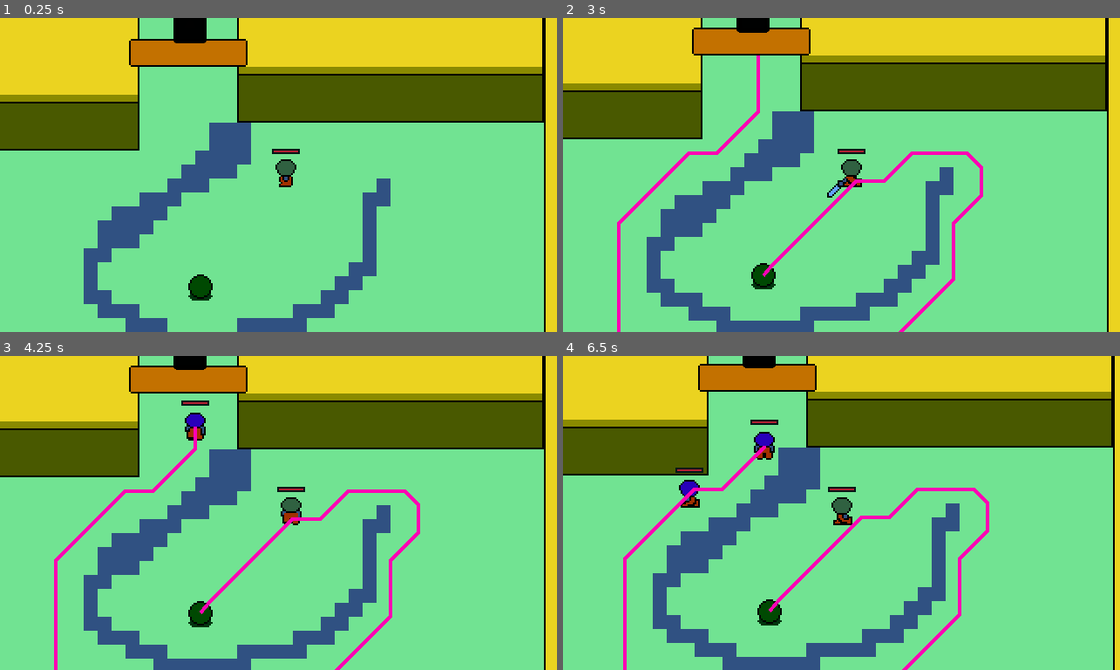
Above: before the commit, frames 1-4 (two rows, left to right).
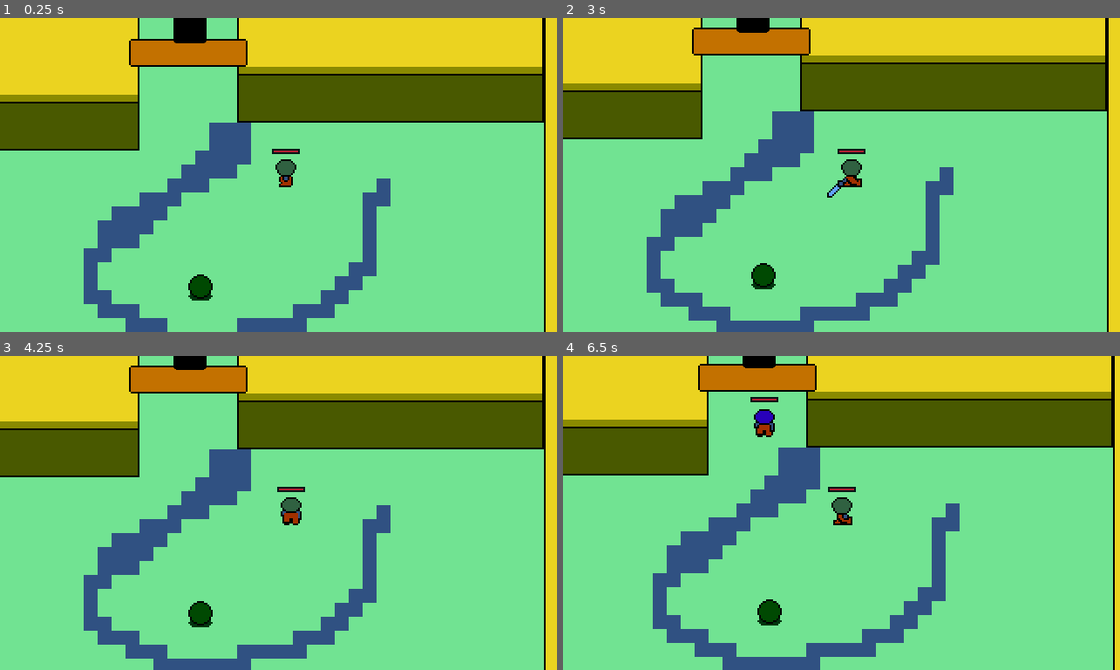
Above: after the commit, the same moments.

Repository: KeelDevStudio/DualStickDefender-Git
Game: Godot game, scene res://Levels/Debug.tscn
Same seed, same stepped clock (60 frames per second), same inputs: the game is played once before the commit and once after it. The engine's default icon, where the game draws it, is replaced by a stand-in: a white triangle on a blue panel in a dark square.
Inputs:
- Up to frame 1 (0.25 s): no input
- Up to frame 2 (3 s): tap Enter at 0.5 s; hold D (Right) 0.53-1.28 s; hold Space (Attack1) 0.53-1.28 s; tap T (Test1, bound only after the commit) at 0.8, 1.35, 2.3, 2.85 s; hold S (Down) 1.28-2.03 s; tap Space (Attack1) at 1.55 s; hold D (Right) 2.03-2.78 s; hold Space (Attack1) 2.03-2.78 s; hold W (Up) from 2.78 s (still down)
- Up to frame 3 (4.25 s): tap Space (Attack1) at 3.05 s; release W (Up) at 3.53 s; hold A (Left) from 3.53 s (still down); hold Space (Attack1) from 3.53 s (still down); tap T (Test1, bound only after the commit) at 3.8 s
- Up to frame 4 (6.5 s): release Space (Attack1) at 4.28 s; tap T (Test1, bound only after the commit) at 4.35, 5.3, 5.85 s; tap Space (Attack1) at 4.55, 6.05 s; release A (Left) at 5.03 s; hold S (Down) 5.03-5.78 s; hold Space (Attack1) 5.03-5.78 s; hold D (Right) from 5.78 s (still down)

The runs differ from the first frame. In frame 2, 1.7% of the frame differs, in the area x 9-76%, y 11-100%; in frame 3, 2.0%; in frame 4, 2.5%, in the area x 10-77%, y 13-100%.

Commit message:
WaveManager step 1
Create WaveManager,

Wave : spawn mobs
Wait : press to next step

Signal to start wave
Return nbs mobs.

Diff:
--- a/Actors/Characters/Enemies/Mobs/Enemie2.tscn
+++ b/Actors/Characters/Enemies/Mobs/Enemie2.tscn
@@ -598,7 +598,14 @@
 one_shot = true
 
 [node name="Navigate2DComponent" parent="." instance=ExtResource( 9 )]
+visible = false
 ownerTargetPath = NodePath("..")
+
+[node name="Navigation2D" parent="Navigate2DComponent" index="0"]
+visible = false
+
+[node name="Line2D" parent="Navigate2DComponent" index="1"]
+visible = false
 
 [node name="STATEMACHINE" type="Node" parent="."]
 script = ExtResource( 2 )
--- a/Actors/Characters/Player/Jobs/Player.tscn
+++ b/Actors/Characters/Player/Jobs/Player.tscn
@@ -25,7 +25,7 @@
 script = ExtResource( 1 )
 
 [node name="Stats" parent="." instance=ExtResource( 11 )]
-max_health = 3
+max_health = 1000
 damage = 1
 speed = 50
 
@@ -64,7 +64,6 @@
 
 [node name="HurtBox" parent="." instance=ExtResource( 14 )]
 collision_layer = 512
-ownerNodePath = NodePath("..")
 statsPath = NodePath("../Stats")
 
 [node name="CollisionShape2D" parent="HurtBox" index="0"]
--- a/Actors/Spawners/AllWavesComponent.gd
+++ b/Actors/Spawners/AllWavesComponent.gd
@@ -1,43 +1,58 @@
 extends Node2D
-class_name AllWavesComponent
+class_name AllWaveComponent
 
-export(NodePath) var position2DPath
-onready var position2D = get_node(position2DPath)
+var difficultyChoise : String
+var difficultySpawners : Array
+var spawnerSelect : Object
+var nbs_mobs_math : int = 0
+onready var waveManagerArray = get_tree().get_nodes_in_group("WavesManager")
+onready var waveManager = waveManagerArray[0]
 
-onready var wave_childs : Array = get_children()
-onready var wave_childs_count = get_child_count() -1
+func _ready():
+	difficultySpawners = get_children()
 
-var wave_spawned : bool = false setget set_wave_spawned
-var ready_to_spawn : bool = false setget set_ready_to_spawn
-
-var wave_index : int = 0
+	var __ = waveManager.connect("startWave", self, "_on_startWave")
+	__ = waveManager.connect("howManyMobs", self, "_on_howManyMobs")
+	__ = waveManager.connect("difficulty_choice", self, "_on_difficulty_choice")
 
 
-func _ready():
-	_prepare_wave()
+#####  wait a signal #####
+# check the dificulte choice
 
 
-func set_ready_to_spawn(value):
-	if ready_to_spawn != value:
-		ready_to_spawn = value
+#### when signal received ####
+# start waves with dificulte choice
 
-	if ready_to_spawn == true :
-		_spawn_wave()
+func _input(event):
+	if Input.is_action_just_pressed("Test1"):
+		nbs_mobs_math = 0
+		for i in _on_howManyMobs():
+			nbs_mobs_math = nbs_mobs_math + i
+		print(nbs_mobs_math)
 
-func set_wave_spawned(value) :
-	if wave_spawned != value:
-		wave_spawned = value
 
-	if wave_spawned == true and wave_index < wave_childs_count:
-		wave_index = wave_index +1
-		_prepare_wave()
-	else :
-		pass
+func _start_wave():
+	for difficultySpawner in difficultySpawners:
+		if difficultySpawner.name == difficultyChoise:
+			difficultySpawner._start_spawn_mobs()
 
-func _prepare_wave():
-	wave_spawned = false
-	ready_to_spawn = false
-	wave_childs[wave_index]._start_add_pool_spawn()
 
-func _spawn_wave():
-	wave_childs[wave_index]._start_wave_spawn()
+func _return_all_mobs_in_wave():
+	for difficultySpawner in difficultySpawners:
+		if difficultySpawner.name == difficultyChoise:
+			# retourn all mobs informations in array ?
+			pass
+
+
+func _on_startWave(name,type):
+	if name == self.name:
+		difficultyChoise = type
+		_start_wave()
+
+func _on_howManyMobs():
+	for difficultySpawner in difficultySpawners:
+		if difficultySpawner.name == difficultyChoise:
+			return difficultySpawner._how_many_mobs_next_waves()
+
+func _on_difficulty_choice(value : String):
+	difficultyChoise = value
--- a/Actors/Spawners/OneWaveComponent.gd
+++ b/Actors/Spawners/OneWaveComponent.gd
@@ -1,26 +1,20 @@
 extends Node2D
 class_name OneWaveComponent
 
-export var wait_time : Vector2
-onready var parent = get_parent()
-var spawner_childs : Array
-var pool_spawn : Array
+var mobsNextWave : Array
+var spawners : Array
 
+func _ready():
+	spawners = get_children()
 
+func _start_spawn_mobs():
+	for spawner in spawners:
+		spawner._spawn_mobs()
 
-func _start_wave_spawn():
-	for mob in pool_spawn:
-		$Timer.start(rand_range(wait_time.x, wait_time.y)); yield($Timer, "timeout")
-		mob.position = parent.position2D.global_position
-		get_tree().get_root().add_child(mob)
-	parent.wave_spawned = true
+func _how_many_mobs_next_waves():
+#### returns type, job and nbs to wave ####
+	mobsNextWave.clear()
 
-
-func _start_add_pool_spawn():
-	for i in get_children():
-		if i is SpawnerComponent:
-			spawner_childs.append(i)
-
-	for i in spawner_childs:
-		i._add_mobs_in_parent_array()
-	parent.ready_to_spawn = true
+	for spawner in spawners:
+		mobsNextWave.append(spawner.nbs_mobs)
+	return mobsNextWave
--- a/Actors/Spawners/Spawner.gd
+++ b/Actors/Spawners/Spawner.gd
@@ -1,46 +1,51 @@
+tool
 extends Node2D
 class_name SpawnerComponent
 
-#export(NodePath) var position2DPath
-#onready var position2D = get_node(position2DPath)
+enum MOB_JOB{
+	MELEE,
+	RANGE,
+	MAGIC,
+	}
 
+enum MOB_TYPE{
+	EASY,
+	NORMAL,
+	HARD,
+	EXPERT,
+	NIGHTMARE,
+	}
 
+export (MOB_JOB) var mob_job
+export (MOB_TYPE) var mob_type
+export var nbs_mobs : int = 0
+export var wait_to_start : int = 0
+export var rate_to_spawn : float = 0.0
 
-export var pack_mob : PackedScene
-export var nbs_mobs : int
-
-onready var parent = get_parent()
-
-var min_wait : float = 1
-var max_wait : float = 2
+var preloadMob :PackedScene
 
 func _ready():
+	match(mob_job):
+		MOB_JOB.MELEE : preloadMob = preload("res://Actors/Characters/Enemies/Mobs/Enemie2.tscn")
+
+#	match(type):
+#		"easy" : preloadMob.type = "easy"
+#		"normal" : preloadMob.type = "normal"
+#		"hard" : preloadMob.type = "hard"
+#		"nightmare" : preloadMob.type = "nightmare"
 	pass
-#	_add_mobs_in_parent_array()
-
-func _add_mobs_in_parent_array():
-	for i in nbs_mobs:
-		var pack_mob_instance = pack_mob.instance()
-		parent.pool_spawn.append(pack_mob_instance)
-
-#func _add_mob_array():
-#	for mob in pack_mobs:
-#		for nb_mob in nbs_mobs[iteration]:
-#			var mob_instance = mob.instance()
-#			mob_instance.position = position2D.global_position
-#			mobs.append(mob_instance)
-#		iteration = iteration +1
-#	mobs_value = mobs.size()
-
-
 
 #func _input(event):
 #	var just_pressed = event.is_pressed() and not event.is_echo()
 #	if Input.is_key_pressed(KEY_A) and just_pressed:
 #		_spawn_mobs()
 
-#func _spawn_mobs():
-#	for i in mobs :
-#		$Timer.start(rand_range(min_wait, max_wait)) ; yield($Timer, "timeout")
-#		get_tree().get_root().add_child(i)
-#		mobs_value = mobs_value -1
+func _spawn_mobs():
+
+	$Timer.start(wait_to_start) ; yield($Timer,"timeout")
+
+	for i in nbs_mobs :
+		var mob = preloadMob.instance()
+		mob.position = self.global_position
+		$Timer.start(rate_to_spawn) ; yield($Timer, "timeout")
+		get_tree().current_scene.add_child(mob)
--- a/Actors/Spawners/SpawnerGate.tscn
+++ b/Actors/Spawners/SpawnerGate.tscn
@@ -7,6 +7,3 @@
 [node name="Sprite" type="Sprite" parent="."]
 scale = Vector2( 0.3, 0.3 )
 texture = ExtResource( 1 )
-
-[node name="Position2D" type="Position2D" parent="."]
-z_index = 2
--- a/Components/SpawnerComponent.tscn
+++ b/Components/SpawnerComponent.tscn
@@ -1,17 +1,11 @@
-[gd_scene load_steps=3 format=2]
+[gd_scene load_steps=2 format=2]
 
 [ext_resource path="res://Actors/Spawners/Spawner.gd" type="Script" id=1]
-[ext_resource path="res://Actors/Spawners/SpawnerLabel.gd" type="Script" id=3]
 
 [node name="SpawnerComponent" type="Node2D"]
+_import_path = NodePath("_import_path")
+modulate = Color( 0, 0, 0, 1 )
+self_modulate = Color( 0, 0, 0, 1 )
 script = ExtResource( 1 )
 
 [node name="Timer" type="Timer" parent="."]
-
-[node name="Label" type="Label" parent="."]
-margin_left = 12.0
-margin_top = -8.0
-margin_right = 52.0
-margin_bottom = 6.0
-script = ExtResource( 3 )
-spawnerComponentPath = NodePath("..")
--- /dev/null
+++ b/Components/WAVESMANAGER.gd
@@ -0,0 +1,45 @@
+extends StateMachine
+class_name WavesManager
+
+var waveManager_machine = self
+var waveStateID = 0
+
+var nbs_mobs_wave : int = 0
+
+enum DIFFICULT_WAVE{
+	EASY,
+	NORMAL,
+	HARD,
+	}
+
+export (DIFFICULT_WAVE) var difficult_wave
+var difficult_wave_name : String
+
+var wave_name = "WAVE 1"
+
+signal startWave
+signal howManyMobs
+signal difficulty_choice
+
+func _ready():
+	waveManager_machine.set_state(get_child(waveStateID))
+
+	match(difficult_wave):
+		DIFFICULT_WAVE.EASY : difficult_wave_name = "EASY"
+		DIFFICULT_WAVE.NORMAL : difficult_wave_name = "NORMAL"
+		DIFFICULT_WAVE.HARD : difficult_wave_name = "HARD"
+
+	emit_signal("difficulty_choice", difficult_wave_name)
+
+
+func _next_wave_state():
+	waveStateID = waveStateID +1
+	waveManager_machine.set_state(get_child(waveStateID))
+#	pass
+
+func _emit_signal_start_wave(value : String):
+	emit_signal("startWave", value, difficult_wave_name)
+	pass
+
+func _emit_signal_how_many_mobs():
+	emit_signal("howManyMobs", wave_name)
--- /dev/null
+++ b/Components/WaveManager/WAIT.tscn
@@ -0,0 +1,6 @@
+[gd_scene load_steps=2 format=2]
+
+[ext_resource path="res://Components/waveManagerWAIT.gd" type="Script" id=1]
+
+[node name="WAIT" type="Node"]
+script = ExtResource( 1 )
--- /dev/null
+++ b/Components/WaveManager/WAVE.tscn
@@ -0,0 +1,6 @@
+[gd_scene load_steps=2 format=2]
+
+[ext_resource path="res://Levels/StateWaveWAVE.gd" type="Script" id=1]
+
+[node name="WAVE" type="Node"]
+script = ExtResource( 1 )
--- /dev/null
+++ b/Components/WaveManager/WAVESMANAGER.tscn
@@ -0,0 +1,6 @@
+[gd_scene load_steps=2 format=2]
+
+[ext_resource path="res://Components/WAVESMANAGER.gd" type="Script" id=1]
+
+[node name="WAVESMANAGER" type="Node"]
+script = ExtResource( 1 )
--- /dev/null
+++ b/Components/waveManagerWAIT.gd
@@ -0,0 +1,33 @@
+#############
+### STATEWAVE ###
+#############
+
+
+### EXPENSION ###
+
+extends State
+class_name StateWaveWait
+
+
+### GLOBAL VARIABLE ###
+
+onready var WavesManager = get_parent()
+
+
+### VIRTUAL GENERIC ###
+
+func enter_state() -> void:
+	pass
+
+
+func update_state(_delta : float) -> void:
+	if Input.is_action_just_pressed("Attack1"):
+		WavesManager._next_wave_state()
+		pass
+
+func exit_state() -> void:
+	pass
+
+
+func is_current_state():
+	return WavesManager.get_state() == self
--- a/Levels/Debug.tscn
+++ b/Levels/Debug.tscn
@@ -6,10 +6,12 @@
 [ext_resource path="res://Levels/Level.gd" type="Script" id=4]
 [ext_resource path="res://Levels/tilesMap.tres" type="TileSet" id=5]
 [ext_resource path="res://Actors/Cristal/Cristal.tscn" type="PackedScene" id=6]
-[ext_resource path="res://Components/OneWaveComponent.tscn" type="PackedScene" id=7]
+[ext_resource path="res://Actors/Spawners/AllWavesComponent.gd" type="Script" id=7]
 [ext_resource path="res://Components/SpawnerComponent.tscn" type="PackedScene" id=8]
-[ext_resource path="res://Actors/Characters/Enemies/Mobs/Enemie2.tscn" type="PackedScene" id=9]
-[ext_resource path="res://Components/AllWavesComponent.tscn" type="PackedScene" id=10]
+[ext_resource path="res://Actors/Spawners/OneWaveComponent.gd" type="Script" id=9]
+[ext_resource path="res://Components/waveManagerWAIT.gd" type="Script" id=10]
+[ext_resource path="res://Components/WaveManager/WAVESMANAGER.tscn" type="PackedScene" id=11]
+[ext_resource path="res://Levels/StateWaveWAVE.gd" type="Script" id=12]
 
 [sub_resource type="NavigationPolygon" id=25]
 vertices = PoolVector2Array( 0, 0, 16, 0, 16, 16, 0, 16 )
@@ -38,31 +40,39 @@
 "_edit_lock_": true
 }
 
-[node name="SpawnerGate" parent="." instance=ExtResource( 2 )]
-modulate = Color( 0.00392157, 0.00392157, 0.00392157, 1 )
+[node name="Gate 1" parent="." instance=ExtResource( 2 )]
 position = Vector2( 117, 9 )
 z_index = 1
 
-[node name="AllWavesComponent" parent="SpawnerGate" instance=ExtResource( 10 )]
-position2DPath = NodePath("../Position2D")
+[node name="Sprite" parent="Gate 1" index="0"]
+self_modulate = Color( 0, 0, 0, 1 )
 
-[node name="Wave1" parent="SpawnerGate/AllWavesComponent" instance=ExtResource( 7 )]
-wait_time = Vector2( 1.5, 3 )
+[node name="WAVE 1" type="Node2D" parent="Gate 1"]
+script = ExtResource( 7 )
 
-[node name="SpawnerComponent" parent="SpawnerGate/AllWavesComponent/Wave1" instance=ExtResource( 8 )]
-pack_mob = ExtResource( 9 )
+[node name="EASY" type="Node2D" parent="Gate 1/WAVE 1"]
+script = ExtResource( 9 )
+
+[node name="SpawnerComponent" parent="Gate 1/WAVE 1/EASY" instance=ExtResource( 8 )]
 nbs_mobs = 3
+wait_to_start = 3
+rate_to_spawn = 1.5
 
-[node name="SpawnerComponent2" parent="SpawnerGate/AllWavesComponent/Wave1" instance=ExtResource( 8 )]
-pack_mob = ExtResource( 9 )
-nbs_mobs = 1
+[node name="NORMAL" type="Node2D" parent="Gate 1/WAVE 1"]
+script = ExtResource( 9 )
 
-[node name="Wave2" parent="SpawnerGate/AllWavesComponent" instance=ExtResource( 7 )]
-wait_time = Vector2( 0.5, 1 )
+[node name="SpawnerComponent" parent="Gate 1/WAVE 1/NORMAL" instance=ExtResource( 8 )]
+nbs_mobs = 5
+wait_to_start = 2
+rate_to_spawn = 1.0
 
-[node name="SpawnerComponent" parent="SpawnerGate/AllWavesComponent/Wave2" instance=ExtResource( 8 )]
-pack_mob = ExtResource( 9 )
-nbs_mobs = 2
+[node name="HARD" type="Node2D" parent="Gate 1/WAVE 1"]
+script = ExtResource( 9 )
+
+[node name="SpawnerComponent" parent="Gate 1/WAVE 1/HARD" instance=ExtResource( 8 )]
+nbs_mobs = 7
+wait_to_start = 1
+rate_to_spawn = 0.5
 
 [node name="TileMap2" type="TileMap" parent="."]
 z_index = 1
@@ -95,6 +105,12 @@
 collision_layer = 769
 collision_mask = 0
 
-[editable path="SpawnerGate"]
-[editable path="SpawnerGate/AllWavesComponent/Wave1"]
-[editable path="SpawnerGate/AllWavesComponent/Wave2"]
+[node name="WAVESMANAGER" parent="." groups=["WavesManager"] instance=ExtResource( 11 )]
+
+[node name="WAIT" type="Node" parent="WAVESMANAGER"]
+script = ExtResource( 10 )
+
+[node name="WAVE 1" type="Node" parent="WAVESMANAGER"]
+script = ExtResource( 12 )
+
+[editable path="Gate 1"]
--- /dev/null
+++ b/Levels/StateWaveWAVE.gd
@@ -0,0 +1,33 @@
+#############
+### STATEWAVE ###
+#############
+
+
+### EXPENSION ###
+
+extends State
+class_name StateWaveWave
+
+
+### GLOBAL VARIABLE ###
+
+onready var wavesManager = get_parent()
+
+
+
+### VIRTUAL GENERIC ###
+
+func enter_state() -> void:
+	wavesManager._emit_signal_start_wave(self.name)
+
+
+func update_state(_delta : float) -> void:
+	pass
+
+
+func exit_state() -> void:
+	pass
+
+
+func is_current_state():
+	return wavesManager.get_state() == self
--- a/project.godot
+++ b/project.godot
@@ -10,7 +10,7 @@
 
 _global_script_classes=[ {
 "base": "Node2D",
-"class": "AllWavesComponent",
+"class": "AllWaveComponent",
 "language": "GDScript",
 "path": "res://Actors/Spawners/AllWavesComponent.gd"
 }, {
@@ -94,6 +94,16 @@
 "language": "GDScript",
 "path": "res://Actors/StateMachines/StateMachine.gd"
 }, {
+"base": "State",
+"class": "StateWaveWait",
+"language": "GDScript",
+"path": "res://Components/waveManagerWAIT.gd"
+}, {
+"base": "State",
+"class": "StateWaveWave",
+"language": "GDScript",
+"path": "res://Levels/StateWaveWAVE.gd"
+}, {
 "base": "Node",
 "class": "Stats",
 "language": "GDScript",
@@ -103,9 +113,14 @@
 "class": "Turret",
 "language": "GDScript",
 "path": "res://Actors/Characters/Player/Defenses/Baliste.gd"
+}, {
+"base": "StateMachine",
+"class": "WavesManager",
+"language": "GDScript",
+"path": "res://Components/WAVESMANAGER.gd"
 } ]
 _global_script_class_icons={
-"AllWavesComponent": "",
+"AllWaveComponent": "",
 "AnimationPlayerStates": "",
 "AttackArea": "",
 "ChaseArea": "",
@@ -122,8 +137,11 @@
 "SpawnerComponent": "",
 "State": "",
 "StateMachine": "",
+"StateWaveWait": "",
+"StateWaveWave": "",
 "Stats": "",
-"Turret": ""
+"Turret": "",
+"WavesManager": ""
 }
 
 [application]
@@ -242,6 +260,11 @@
 "events": [ Object(InputEventKey,"resource_local_to_scene":false,"resource_name":"","device":0,"alt":false,"shift":false,"control":false,"meta":false,"command":false,"pressed":false,"scancode":0,"physical_scancode":32,"unicode":0,"echo":false,"script":null)
  ]
 }
+Test1={
+"deadzone": 0.5,
+"events": [ Object(InputEventKey,"resource_local_to_scene":false,"resource_name":"","device":0,"alt":false,"shift":false,"control":false,"meta":false,"command":false,"pressed":false,"scancode":0,"physical_scancode":84,"unicode":0,"echo":false,"script":null)
+ ]
+}
 
 [layer_names]
 
Renamed: Components/AllWavesComponent.tscn -> Components/AllWaveComponent.tscn
Not shown: 1 places in Levels/Debug.tscn that only renumber resources
